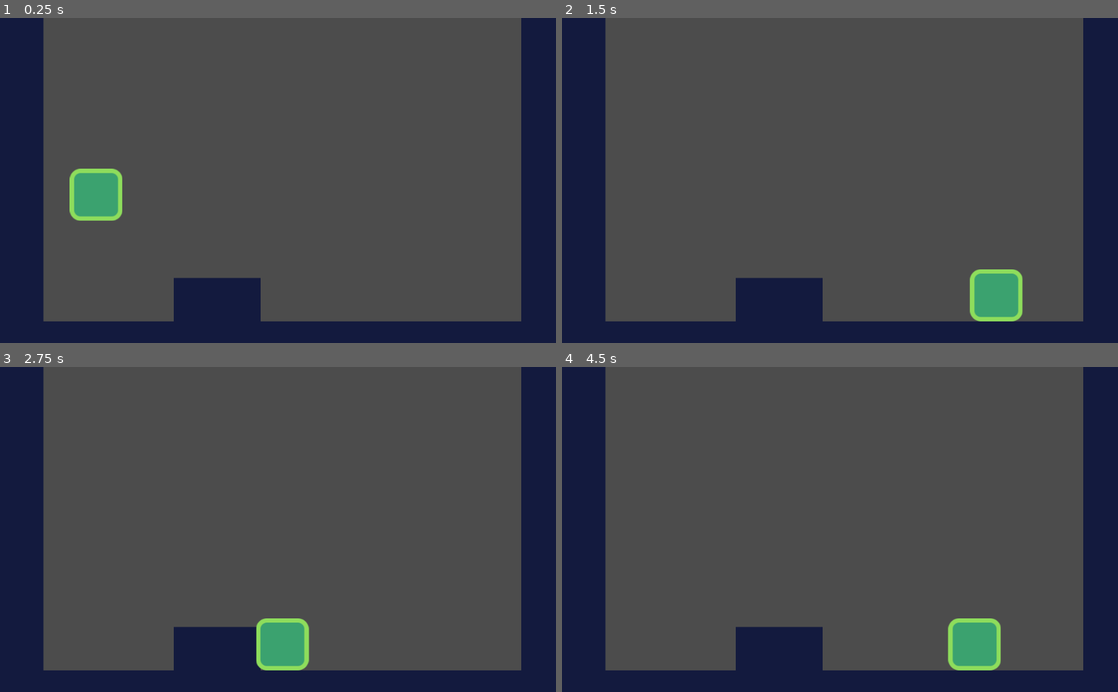
Above: before the commit, frames 1-4 (two rows, left to right).
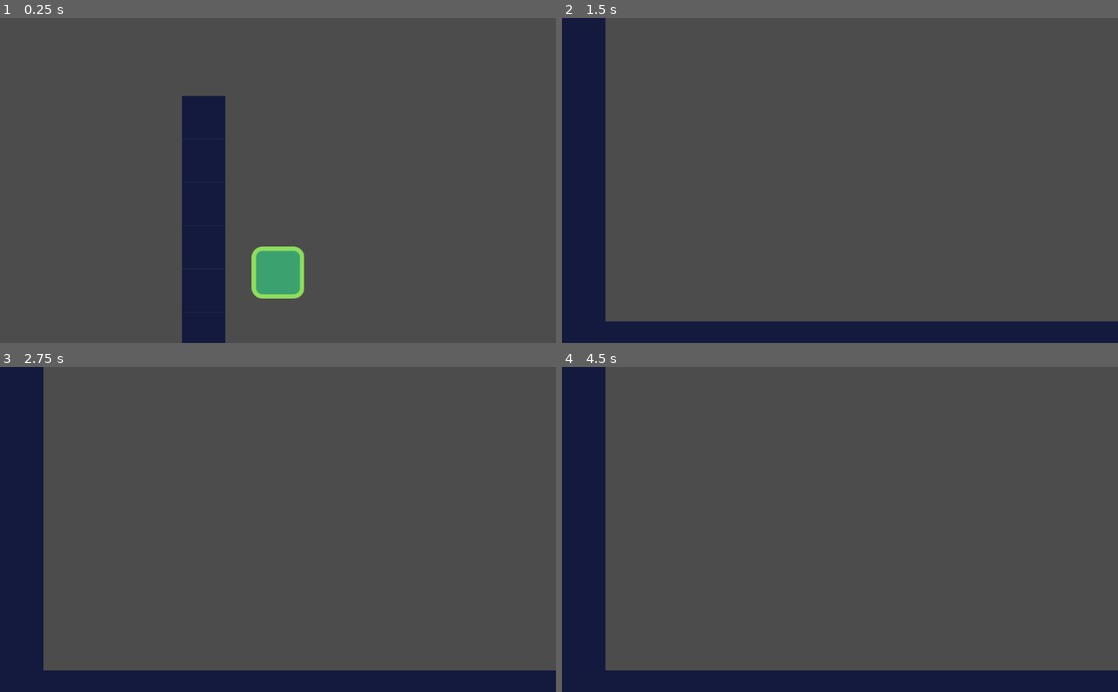
Above: after the commit, the same moments.

Repository: prkhrv/Platformer
Game: Godot game, scene res://source/levels/LevelTemplate.tscn
Two runs of this game, one before a commit and one after it. Both use one fixed random seed, a clock stepped at 60 frames per second and the inputs below. The project has no main scene, so this scene is started directly.
Inputs:
- Up to frame 1 (0.25 s): no input
- Up to frame 2 (1.5 s): hold D (move_right) from 0.53 s (still down); tap W (jump) at 0.77 s
- Up to frame 3 (2.75 s): tap W (jump) at 1.52 s; release D (move_right) at 2.03 s; hold A (move_left) from 2.03 s (still down)
- Up to frame 4 (4.5 s): release A (move_left) at 2.78 s; hold D (move_right) 2.78-4.28 s; tap W (jump) at 3.02, 3.77 s; hold A (move_left) from 4.28 s (still down)

The runs differ from the first frame. In frame 1, 28% of the frame differs, in the area x 0-100%, y 0-100%; in frame 2, 9.4%; in frame 3, 9.3%; in frame 4, 9.4%.

Commit message:
added death

Diff:
--- /dev/null
+++ b/source/actors/Enemy.gd
@@ -0,0 +1,21 @@
+extends "res://source/actors/actor.gd"
+
+
+func _ready():
+	set_physics_process(false)
+	_velocity.x = -speed.x
+
+
+func _on_StompDetector_body_entered(body):
+	if body.global_position.y > get_node("StompDetector").global_position.y:
+		return
+	get_node("CollisionShape2D").disabled = true
+	queue_free()
+
+
+func _physics_process(delta):
+
+	_velocity.y += gravity * delta
+	if is_on_wall():
+		_velocity.x *= -1.0
+	_velocity.y = move_and_slide(_velocity, FLOOR_NORMAL).y
--- /dev/null
+++ b/source/actors/Enemy.tscn
@@ -0,0 +1,41 @@
+[gd_scene load_steps=5 format=2]
+
+[ext_resource path="res://assets/enemy.png" type="Texture" id=1]
+[ext_resource path="res://source/actors/Enemy.gd" type="Script" id=2]
+
+[sub_resource type="RectangleShape2D" id=1]
+extents = Vector2( 42, 36.75 )
+
+[sub_resource type="RectangleShape2D" id=2]
+extents = Vector2( 44.5, 10 )
+
+[node name="Enemy" type="KinematicBody2D"]
+collision_layer = 2
+collision_mask = 9
+script = ExtResource( 2 )
+
+[node name="enemy" type="Sprite" parent="."]
+position = Vector2( 0, -46 )
+scale = Vector2( 1.01042, 1 )
+texture = ExtResource( 1 )
+
+[node name="CollisionShape2D" type="CollisionShape2D" parent="."]
+position = Vector2( 0, -36 )
+shape = SubResource( 1 )
+
+[node name="VisibilityEnabler2D" type="VisibilityEnabler2D" parent="."]
+position = Vector2( 1, -12 )
+rect = Rect2( -50, -50, 100, 60 )
+process_parent = true
+physics_process_parent = true
+
+[node name="StompDetector" type="Area2D" parent="."]
+modulate = Color( 0.435294, 0.929412, 0.0666667, 1 )
+position = Vector2( 0, -1 )
+collision_layer = 2
+
+[node name="CollisionShape2D" type="CollisionShape2D" parent="StompDetector"]
+position = Vector2( 1, -84 )
+shape = SubResource( 2 )
+
+[connection signal="body_entered" from="StompDetector" to="." method="_on_StompDetector_body_entered"]
--- a/source/actors/player.gd
+++ b/source/actors/player.gd
@@ -1,4 +1,13 @@
 extends Actor
+
+
+export var stomp_impulse: = 1000.0
+
+func _on_EnemyDetector_area_entered(area):
+	_velocity = calculate_stomp_velocity(_velocity,stomp_impulse)
+
+func _on_EnemyDetector_body_entered(body):
+	queue_free()
 
 func _physics_process(delta):
 
@@ -30,3 +39,11 @@
 	if is_jump_interrupted:
 		out.y = 0.0
 	return out
+
+func calculate_stomp_velocity(
+	linear_velocity:Vector2,
+	impulse:float
+) -> Vector2:
+	var out: = linear_velocity
+	out.y = -impulse
+	return out
--- a/source/actors/player.tscn
+++ b/source/actors/player.tscn
@@ -1,10 +1,13 @@
-[gd_scene load_steps=4 format=2]
+[gd_scene load_steps=5 format=2]
 
 [ext_resource path="res://assets/player.png" type="Texture" id=1]
 [ext_resource path="res://source/actors/player.gd" type="Script" id=2]
 
 [sub_resource type="RectangleShape2D" id=1]
 extents = Vector2( 40, 44 )
+
+[sub_resource type="RectangleShape2D" id=2]
+extents = Vector2( 44, 45.5 )
 
 [node name="player" type="KinematicBody2D"]
 collision_mask = 8
@@ -19,3 +22,21 @@
 [node name="CollisionShape2D" type="CollisionShape2D" parent="."]
 position = Vector2( 0, -52 )
 shape = SubResource( 1 )
+
+[node name="Camera2D" type="Camera2D" parent="."]
+position = Vector2( 0, -226 )
+current = true
+
+[node name="EnemyDetector" type="Area2D" parent="."]
+position = Vector2( -1, 0 )
+collision_layer = 0
+collision_mask = 2
+monitorable = false
+
+[node name="CollisionShape2D" type="CollisionShape2D" parent="EnemyDetector"]
+modulate = Color( 0.305882, 0.0392157, 0.964706, 1 )
+position = Vector2( 1, -51.5 )
+shape = SubResource( 2 )
+
+[connection signal="area_entered" from="EnemyDetector" to="." method="_on_EnemyDetector_area_entered"]
+[connection signal="body_entered" from="EnemyDetector" to="." method="_on_EnemyDetector_body_entered"]
--- a/source/levels/LevelTemplate.tscn
+++ b/source/levels/LevelTemplate.tscn
@@ -1,7 +1,8 @@
-[gd_scene load_steps=5 format=2]
+[gd_scene load_steps=6 format=2]
 
 [ext_resource path="res://source/actors/player.tscn" type="PackedScene" id=1]
 [ext_resource path="res://assets/tileset.png" type="Texture" id=2]
+[ext_resource path="res://source/actors/Enemy.tscn" type="PackedScene" id=3]
 
 [sub_resource type="ConvexPolygonShape2D" id=1]
 points = PoolVector2Array( 0, 0, 80, 0, 80, 80, 0, 80 )
@@ -37,8 +38,11 @@
 collision_layer = 8
 collision_mask = 0
 format = 1
-tile_data = PoolIntArray( 0, 0, 0, 12, 0, 0, 65536, 0, 0, 65548, 0, 0, 131072, 0, 0, 131084, 0, 0, 196608, 0, 0, 196620, 0, 0, 262144, 0, 0, 262156, 0, 0, 327680, 0, 0, 327692, 0, 0, 393216, 0, 0, 393220, 0, 0, 393221, 0, 0, 393228, 0, 0, 458752, 0, 0, 458753, 0, 0, 458754, 0, 0, 458755, 0, 0, 458756, 0, 0, 458757, 0, 0, 458758, 0, 0, 458759, 0, 0, 458760, 0, 0, 458761, 0, 0, 458762, 0, 0, 458763, 0, 0, 458764, 0, 0 )
+tile_data = PoolIntArray( 0, 0, 0, 16, 0, 0, 65536, 0, 0, 65552, 0, 0, 131072, 0, 0, 131088, 0, 0, 196608, 0, 0, 196624, 0, 0, 262144, 0, 0, 262160, 0, 0, 262161, 0, 0, 327680, 0, 0, 327697, 0, 0, 393216, 0, 0, 393233, 0, 0, 458752, 0, 0, 458753, 0, 0, 458754, 0, 0, 458755, 0, 0, 458756, 0, 0, 458757, 0, 0, 458758, 0, 0, 458759, 0, 0, 458760, 0, 0, 458761, 0, 0, 458762, 0, 0, 458763, 0, 0, 458764, 0, 0, 458765, 0, 0, 458766, 0, 0, 458767, 0, 0, 458768, 0, 0, 458769, 0, 0 )
 
 [node name="player" parent="." instance=ExtResource( 1 )]
 position = Vector2( 177, 249 )
 speed = Vector2( 800, 1400 )
+
+[node name="Enemy" parent="." instance=ExtResource( 3 )]
+position = Vector2( 1114, 554 )
Not shown, added: .gitignore
